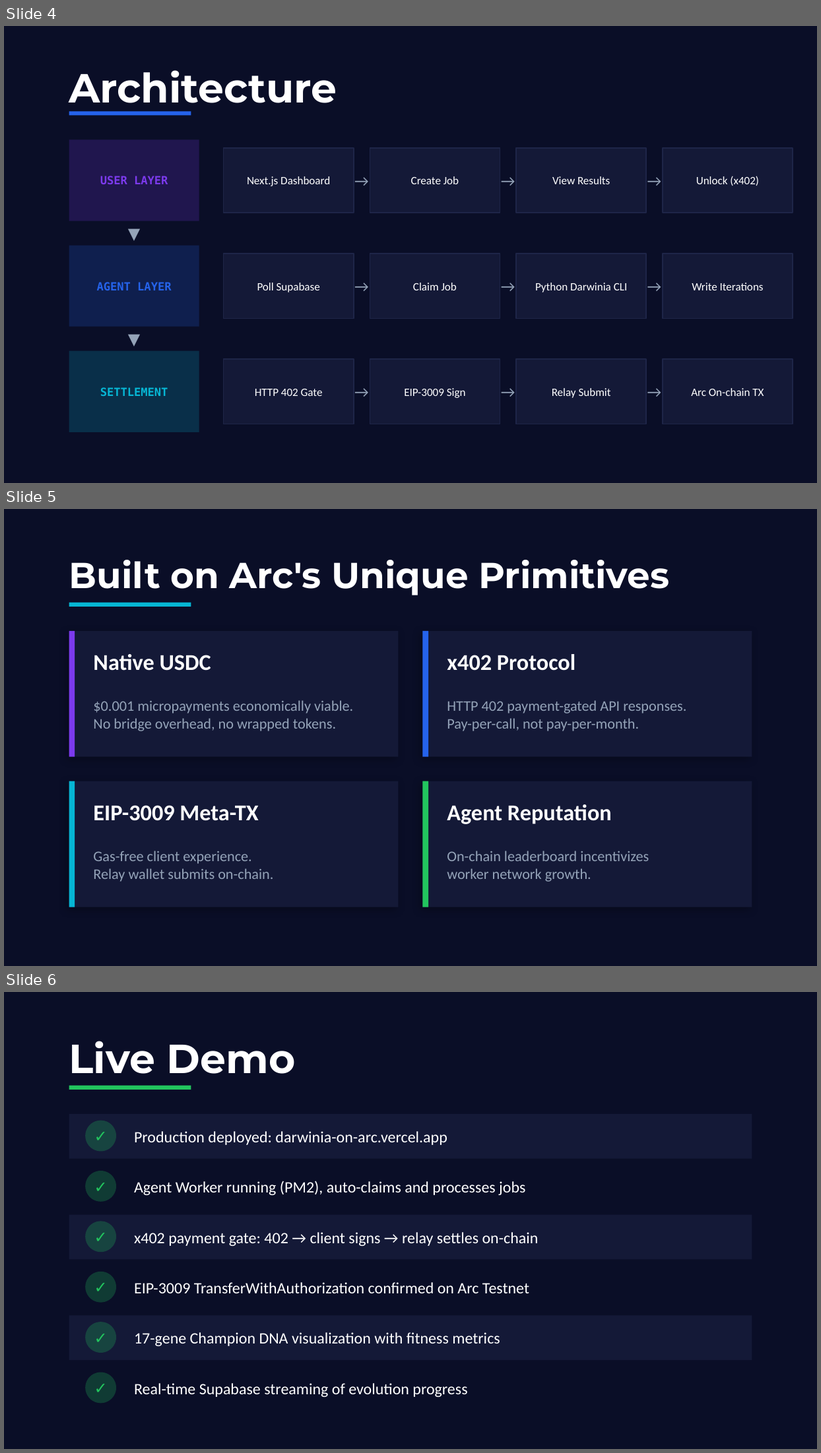
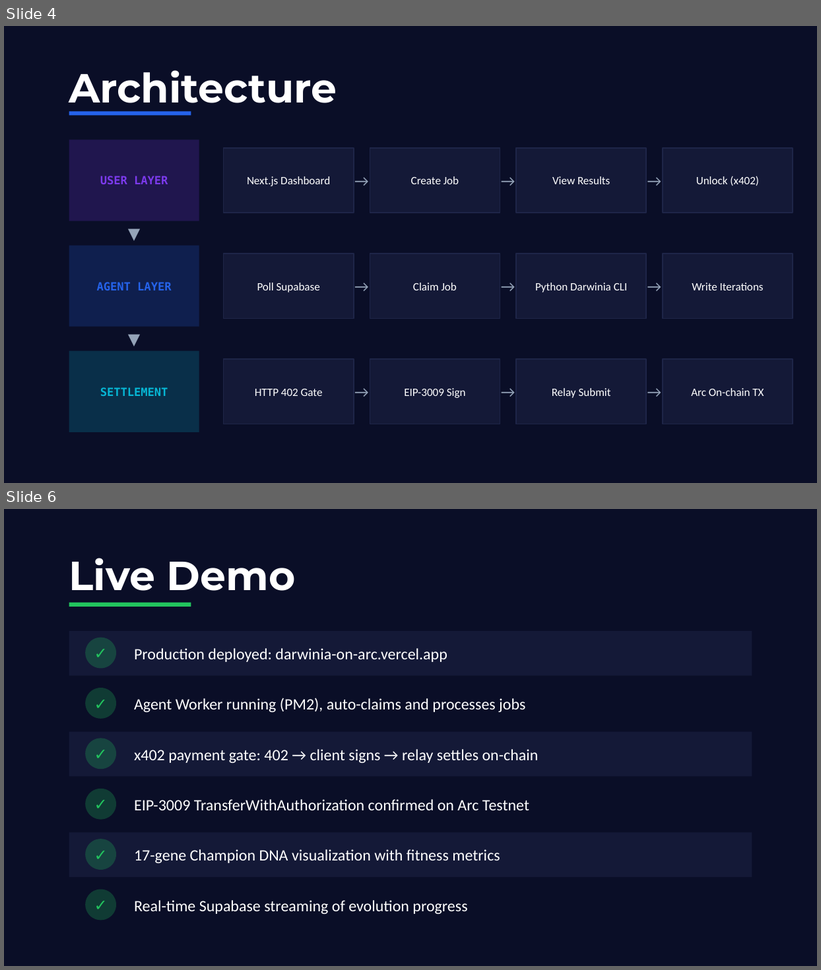
Before and after one commit to 0xSanei/darwinia-on-arc, a slide deck: slides/pitch-deck.pptx. Shown one above the other, each under a label of ours: slides 4, 5 and 6 before the commit, slides 4 and 6 after it; the slides between them are not shown. The pictures are 821x1453 and 821x970 pixels, drawn with LibreOffice and Linux fonts; fonts in the diff are those of the drawing. Boxes give left, top, right and bottom in pixels: in the first picture for what was removed or moved away, otherwise in the second. Text is boxed around its words. In the diff, an @@ line names an element or a change of style, - is before the commit and + after.

Commit message:
docs: reviewer-friendly README + ERC-8183/8004 + Gateway in pitch deck
- README: add 'For reviewers' verification table linking to live ERC-8183/8004
  contracts, Job #4 createJob/submit/complete txs (reputation 0→1 verified
  on-chain), tx-evidence file, and bootstrap-agent-eoa.mjs
- README: replace ASCII architecture diagrams with mermaid (renders natively
  on GitHub)
- README: document bootstrap-agent-eoa.mjs in Getting Started
- pitch-deck: expand slide 5 from 4→6 cards covering ERC-8183
  AgenticCommerce, ERC-8004 IdentityRegistry, and Circle Gateway — the
  three differentiating primitives missing in the prior deck

```diff
--- a/slides/pitch-deck.pptx
+++ b/slides/pitch-deck.pptx
@@ slide 5 removed at (x1=4, y1=509, x2=817, y2=966), background #0A0E27 @@
@@ text removed at (x1=69, y1=560, x2=669, y2=595) @@
-Built on Arc's Unique Primitives
@@ rectangle removed at (x1=69, y1=603, x2=191, y2=607) @@
@@ rectangle removed at (x1=69, y1=631, x2=399, y2=757) @@
@@ rectangle removed at (x1=69, y1=631, x2=75, y2=757) @@
@@ rectangle removed at (x1=422, y1=631, x2=752, y2=757) @@
@@ rectangle removed at (x1=422, y1=631, x2=428, y2=757) @@
@@ text removed at (x1=93, y1=654, x2=211, y2=671) @@
-Native USDC
@@ text removed at (x1=447, y1=654, x2=576, y2=671) @@
-x402 Protocol
@@ text removed at (x1=93, y1=700, x2=353, y2=731) @@
-$0.001 micropayments economically viable.
-No bridge overhead, no wrapped tokens.
@@ text removed at (x1=447, y1=700, x2=686, y2=731) @@
-HTTP 402 payment-gated API responses.
-Pay-per-call, not pay-per-month.
@@ rectangle removed at (x1=69, y1=782, x2=399, y2=908) @@
@@ rectangle removed at (x1=69, y1=782, x2=75, y2=908) @@
@@ rectangle removed at (x1=422, y1=782, x2=752, y2=908) @@
@@ rectangle removed at (x1=422, y1=782, x2=428, y2=908) @@
@@ text removed at (x1=93, y1=805, x2=258, y2=821) @@
-EIP-3009 Meta-TX
@@ text removed at (x1=447, y1=805, x2=612, y2=824) @@
-Agent Reputation
@@ text removed at (x1=93, y1=851, x2=273, y2=882) @@
-Gas-free client experience.
-Relay wallet submits on-chain.
@@ text removed at (x1=447, y1=851, x2=649, y2=882) @@
-On-chain leaderboard incentivizes
-worker network growth.
```
Also in this commit, not shown: 1 slide added, 2 other files.
